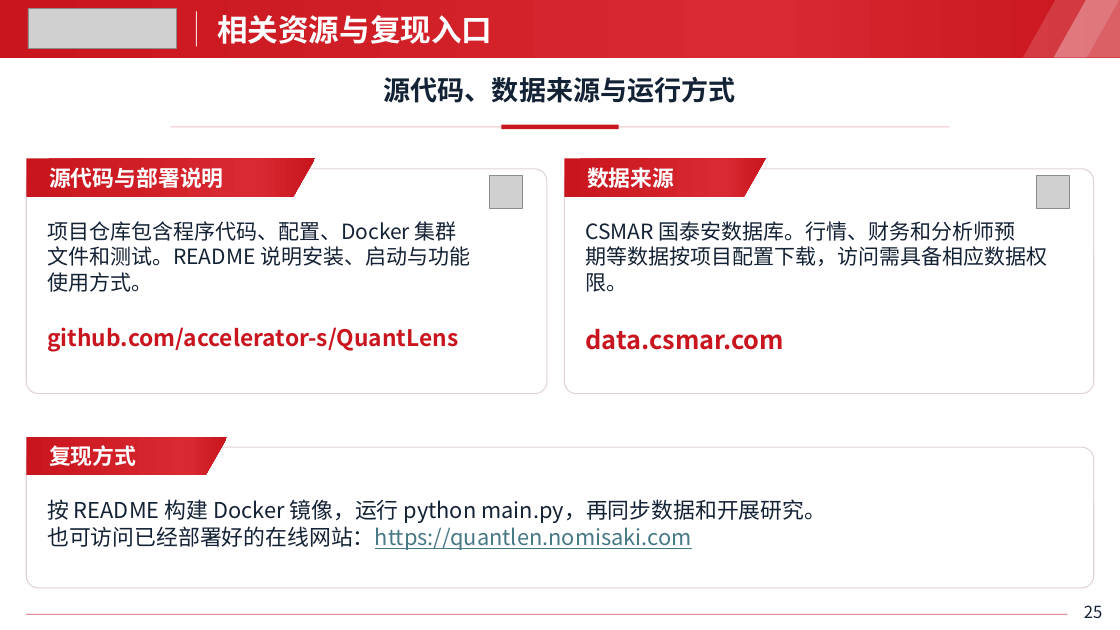
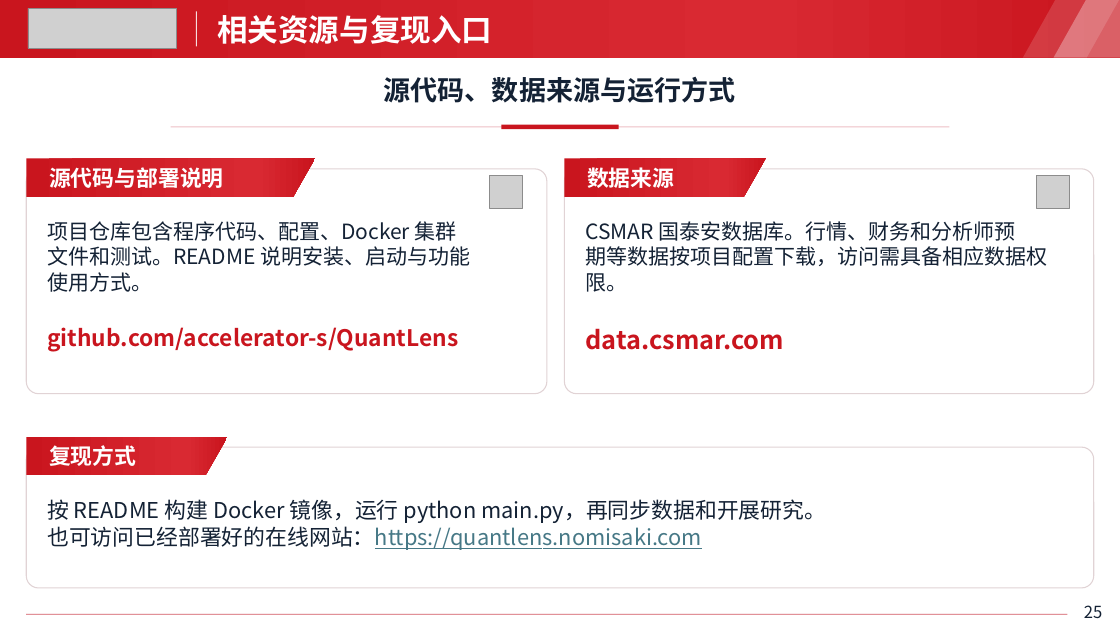
Before and after one commit to accelerator-s/QuantLens, a slide deck: slide 25 of 项目介绍.pptx. Drawn at 1120x630 pixels with LibreOffice and Linux fonts; fonts in the diff are those of the drawing; grey boxes stand for pictures; background and template pictures are left out. Boxes give left, top, right and bottom in pixels: in the first picture for what was removed or moved away, otherwise in the second. Text is boxed around its words. In the diff, an @@ line names an element or a change of style, - is before the commit and + after.

Commit message:
update docs

```diff
--- a/项目介绍.pptx
+++ b/项目介绍.pptx
@@ text at (x1=47, y1=526, x2=702, y2=550): text changed @@
-也可访问已经部署好的在线网站：https://quantlen.nomisaki.com
+也可访问已经部署好的在线网站：https://quantlens.nomisaki.com
```
